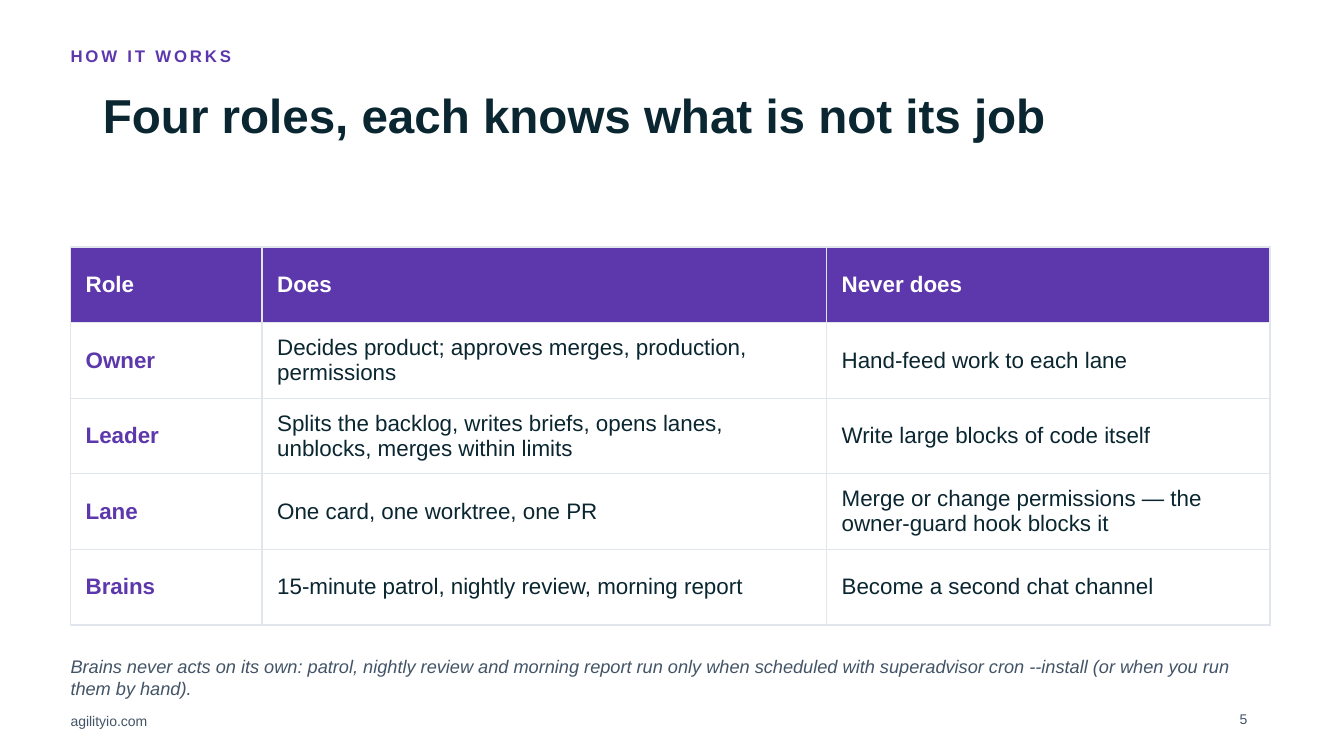
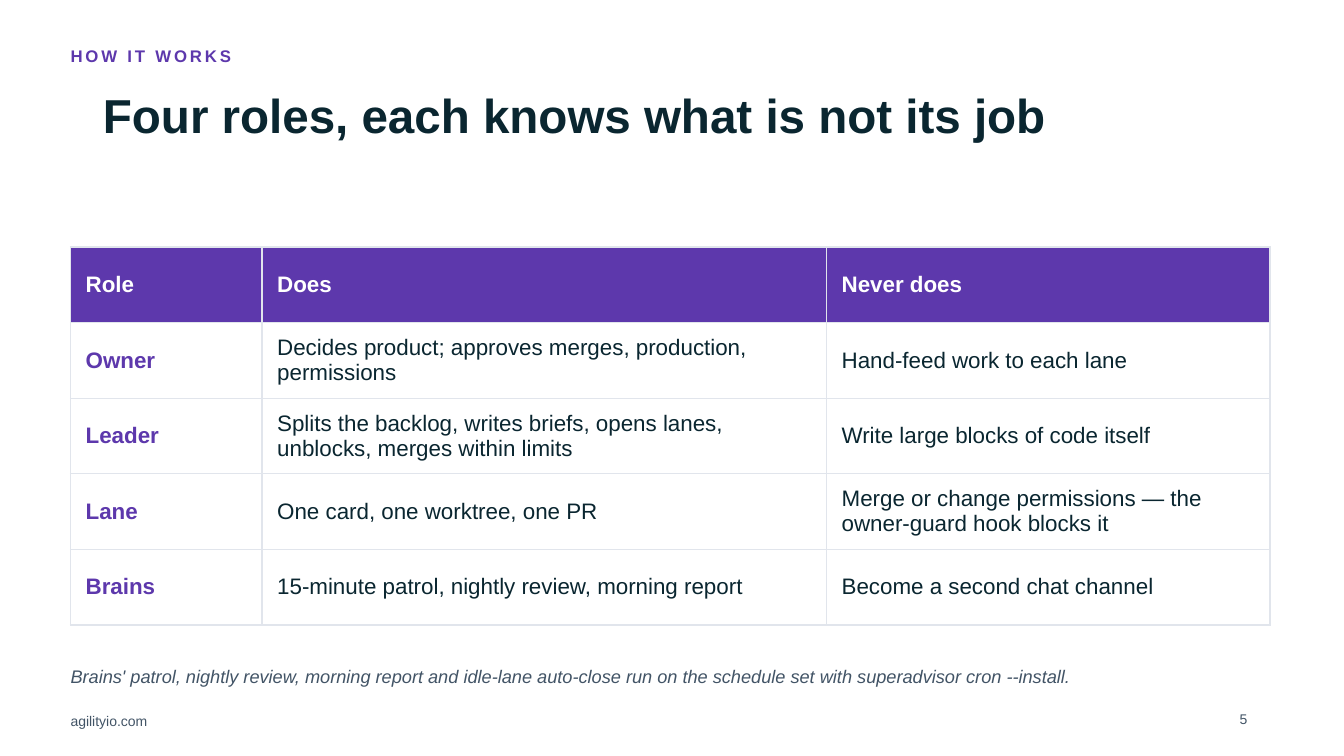
Before and after one commit to trungungtoan-agilityio/AgiAgentKit, a slide deck: slide 5 of docs/talk/Session-Superadvisor-AgilityIO.pptx. Drawn at 1344x756 pixels with LibreOffice and Linux fonts; fonts in the diff are those of the drawing; background and template pictures are left out. Boxes give left, top, right and bottom in pixels: in the first picture for what was removed or moved away, otherwise in the second. Text is boxed around its words. In the diff, an @@ line names an element or a change of style, - is before the commit and + after.

```diff
--- a/docs/talk/Session-Superadvisor-AgilityIO.pptx
+++ b/docs/talk/Session-Superadvisor-AgilityIO.pptx
@@ text at (71, 670, 1071, 687): text changed @@
-Brains never acts on its own: patrol, nightly review and morning report run only when scheduled with superadvisor cron --install (or when you run them by hand).
+Brains' patrol, nightly review, morning report and idle-lane auto-close run on the schedule set with superadvisor cron --install.
```
Also in this commit, not shown: 1 other slide changed, 12 other files.
